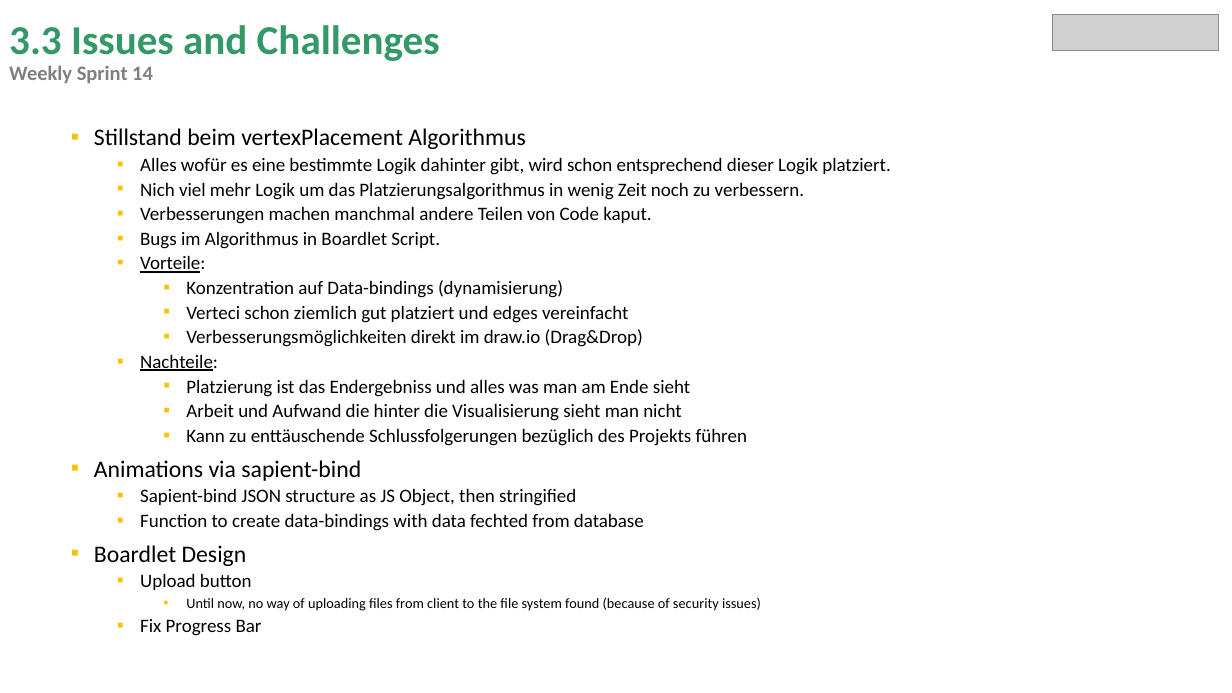
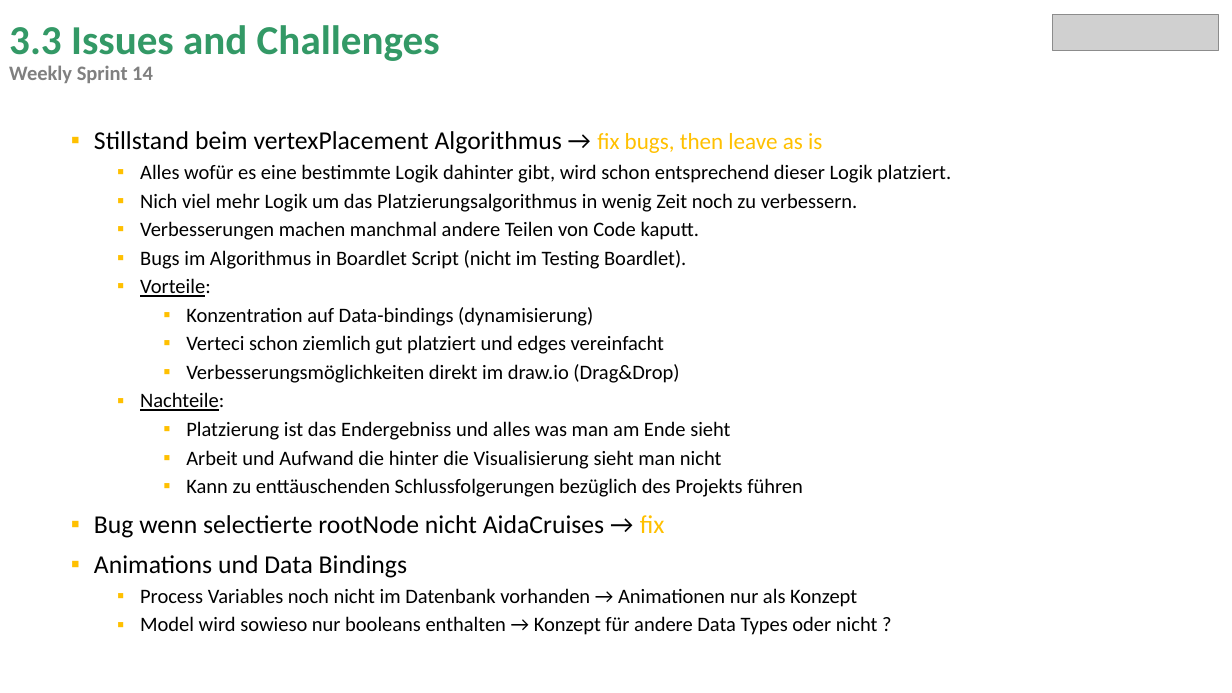
Before and after one commit to miguelrk/tum-mw-bachelorarbeit, a slide deck: slide 16 of 3 Entwicklungsphase/weekly_meeting_14.pptx (slide 15 before the commit). Drawn at 1232x693 pixels with LibreOffice and Linux fonts; fonts in the diff are those of the drawing; grey boxes stand for pictures. Boxes give left, top, right and bottom in pixels: in the first picture for what was removed or moved away, otherwise in the second. Text is boxed around its words. In the diff, an @@ line names an element or a change of style, - is before the commit and + after.

```diff
--- a/3 Entwicklungsphase/weekly_meeting_14.pptx
+++ b/3 Entwicklungsphase/weekly_meeting_14.pptx
@@ text at bbox=[94, 131, 822, 154]: text changed; size 18.5 to 20 pt @@
-▪ Stillstand beim vertexPlacement Algorithmus
+▪ Stillstand beim vertexPlacement Algorithmus → fix bugs, then leave as is
@@ text at bbox=[140, 164, 951, 469]: size 14.8 to 16 pt in "Alles wofür es eine bestimmte Logik dahinter ...", "Nich viel mehr Logik um das Platzierungsalgorithmus ...", "Vorteile:", "Konzentration auf Data-bindings (dynamisierung)" and 5 more places; line spacing 0.8 to 0.9 @@
@@ text at bbox=[140, 221, 699, 269]: text changed; size 14.8 to 16 pt @@
-  ▪ Verbesserungen machen manchmal andere Teilen von Code kaput.
-  ▪ Bugs im Algorithmus in Boardlet Script.
+  ▪ Verbesserungen machen manchmal andere Teilen von Code kaputt.
+  ▪ Bugs im Algorithmus in Boardlet Script (nicht im Testing Boardlet).
@@ text at bbox=[94, 478, 878, 635]: text changed; size 14.8 to 16 pt @@
-    ▪ Kann zu enttäuschende Schlussfolgerungen bezüglich des Projekts führen
-▪ Animations via sapient-bind
-  ▪ Sapient-bind JSON structure as JS Object, then stringified
-  ▪ Function to create data-bindings with data fechted from database
-▪ Boardlet Design
-  ▪ Upload button
-    ▪ Until now, no way of uploading files from client to the file system found (because of security issues)
-  ▪ Fix Progress Bar
+    ▪ Kann zu enttäuschenden Schlussfolgerungen bezüglich des Projekts führen
+▪ Bug wenn selectierte rootNode nicht AidaCruises → fix
+▪ Animations und Data Bindings
+  ▪ Process Variables noch nicht im Datenbank vorhanden → Animationen nur als Konzept
+  ▪ Model wird sowieso nur booleans enthalten → Konzept für andere Data Types oder nicht ?
```
Also in this commit, not shown: 4 other slides changed, 3 slides added, 2 slides removed, 9 other files.
